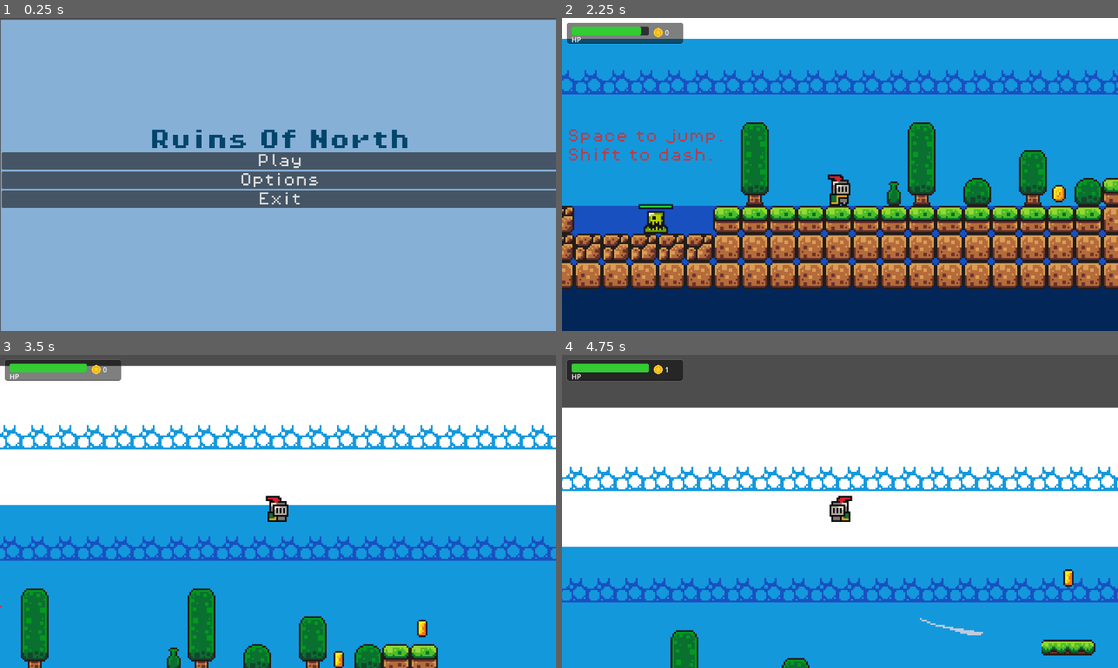
Above: before the commit, frames 1-4 (two rows, left to right).
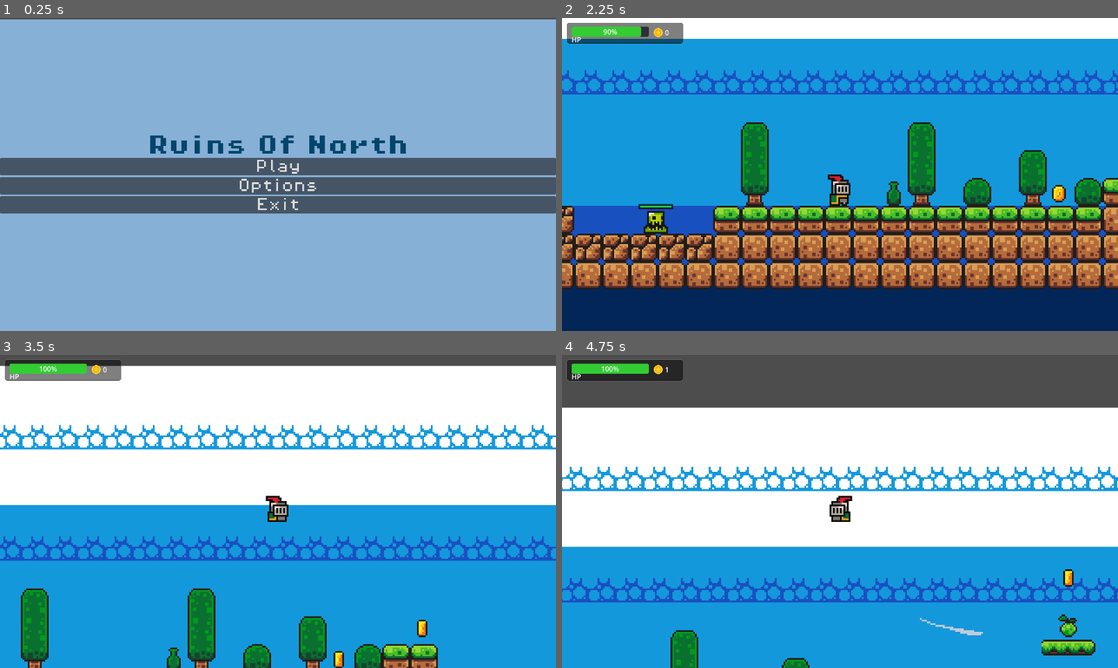
Above: after the commit, the same moments.

Repository: Kacprr/ThesisGameProject
Game: Godot game, scene res://Scenes/main_menu.tscn
The game is run twice, just before and just after one commit, with the same random seed, the same clock (stepped at 60 frames per second) and the same inputs.
Inputs:
- Up to frame 1 (0.25 s): no input
- Up to frame 2 (2.25 s): click "Options" at 0.5 s; click "Back" at 1.25 s; click "Play" at 2 s
- Up to frame 3 (3.5 s): hold Right (move_right) from 2.78 s (still down); hold Z (attack) from 2.78 s (still down); tap Space (jump) at 3.02, 3.32 s; tap Shift (dash) at 3.05 s
- Up to frame 4 (4.75 s): release Z (attack) at 3.53 s; tap Shift (dash) at 3.6 s; tap Space (jump) at 3.77, 3.8, 4.07, 4.35 s; release Right (move_right) at 4.28 s; hold Left (move_left) from 4.28 s (still down); hold Z (attack) from 4.28 s (still down)

The runs differ from the first frame. In frame 1, 8.1% of the frame differs, in the area x 0-100%, y 0-100%; in frame 2, 0.7%; in frame 3, 0.1%; in frame 4, 0.3%.

Commit message:
feat: Add Player Attack Cooldown, Implement Respawning Health Pickups, and Enhance HUD
- **Player:** Implemented a new attack cooldown mechanism for balanced combat.
- **Health Pickup:** Added a dedicated `HealthPickup` item that heals the player and includes a respawn timer for renewable resources.
- **HUD:** Updated the HUD to display the player's current health as a percantage.

Diff:
--- a/ruinsofnorth/Scenes/HUD.tscn
+++ b/ruinsofnorth/Scenes/HUD.tscn
@@ -50,7 +50,6 @@
 max_value = 5.0
 step = 1.0
 value = 5.0
-show_percentage = false
 
 [node name="HpLabel" type="Label" parent="UIFrame"]
 layout_mode = 0
--- a/ruinsofnorth/Scenes/game.tscn
+++ b/ruinsofnorth/Scenes/game.tscn
@@ -8,7 +8,7 @@
 [ext_resource type="PackedScene" uid="uid://ck3pxjp1rj2is" path="res://Scenes/HUD.tscn" id="4_ldgsr"]
 [ext_resource type="PackedScene" uid="uid://bsyig1fuq53cg" path="res://Scenes/killzone.tscn" id="5_wowpa"]
 [ext_resource type="PackedScene" uid="uid://0bhe4t211pey" path="res://Scenes/slime.tscn" id="6_i6g32"]
-[ext_resource type="FontFile" uid="uid://0fn4even71bp" path="res://Assets/fonts/PixelOperator8.ttf" id="7_1l0tm"]
+[ext_resource type="PackedScene" uid="uid://dlo7kaxspecfe" path="res://Scenes/health_pickup.tscn" id="7_h4fw4"]
 
 [sub_resource type="TileSetAtlasSource" id="TileSetAtlasSource_wrm1d"]
 texture = ExtResource("2_qxrlw")
@@ -263,6 +263,14 @@
 [node name="Coin4" parent="Coins" instance=ExtResource("4_3dryh")]
 position = Vector2(-26, 41)
 
+[node name="Health" type="Node" parent="."]
+
+[node name="HealthPickup" parent="Health" instance=ExtResource("7_h4fw4")]
+position = Vector2(116, -3)
+
+[node name="HealthPickup2" parent="Health" instance=ExtResource("7_h4fw4")]
+position = Vector2(304, 41)
+
 [node name="Platforms" type="Node" parent="."]
 
 [node name="Platform" parent="Platforms" instance=ExtResource("2_wrm1d")]
@@ -283,18 +291,5 @@
 [node name="Slime2" parent="." instance=ExtResource("6_i6g32")]
 position = Vector2(-566, 64)
 
-[node name="Labels" type="Node" parent="."]
-
-[node name="Label" type="Label" parent="Labels"]
-offset_left = -309.0
-offset_top = 4.0
-offset_right = -218.0
-offset_bottom = 36.0
-theme_override_colors/font_color = Color(0.73091, 0.234681, 0.287133, 1)
-theme_override_fonts/font = ExtResource("7_1l0tm")
-theme_override_font_sizes/font_size = 8
-text = "Space to jump.
-Shift to dash."
-
 [connection signal="health_changed" from="Player" to="GameManager" method="_on_player_health_changed"]
 [connection signal="health_changed" from="Player" to="HUD" method="_on_player_health_changed"]
--- /dev/null
+++ b/ruinsofnorth/Scenes/health_pickup.tscn
@@ -0,0 +1,27 @@
+[gd_scene load_steps=5 format=3 uid="uid://dlo7kaxspecfe"]
+
+[ext_resource type="Script" uid="uid://iqe6m5oxgnve" path="res://Scripts/health_pickup.gd" id="1_lj2jr"]
+[ext_resource type="Texture2D" uid="uid://b4il86nip7wul" path="res://Assets/sprites/fruit.png" id="2_18ac6"]
+[ext_resource type="AudioStream" uid="uid://dk2dgbm4sstw" path="res://Assets/sounds/power_up.wav" id="3_18ac6"]
+
+[sub_resource type="CircleShape2D" id="CircleShape2D_v1ck8"]
+radius = 8.0
+
+[node name="HealthPickup" type="Area2D"]
+script = ExtResource("1_lj2jr")
+
+[node name="Sprite2D" type="Sprite2D" parent="."]
+texture = ExtResource("2_18ac6")
+region_enabled = true
+region_rect = Rect2(0, 0, 16, 16)
+
+[node name="CollisionShape2D" type="CollisionShape2D" parent="."]
+shape = SubResource("CircleShape2D_v1ck8")
+
+[node name="AudioPlayer" type="AudioStreamPlayer2D" parent="."]
+stream = ExtResource("3_18ac6")
+
+[node name="RespawnTimer" type="Timer" parent="."]
+
+[connection signal="body_entered" from="." to="." method="_on_body_entered"]
+[connection signal="timeout" from="RespawnTimer" to="." method="_on_respawn_timer_timeout"]
--- a/ruinsofnorth/Scenes/main_menu.tscn
+++ b/ruinsofnorth/Scenes/main_menu.tscn
@@ -6,28 +6,27 @@
 
 [node name="MainMenu" type="Control"]
 layout_mode = 3
-anchors_preset = 0
-offset_left = 2.0
-offset_top = 1.0
-offset_right = 1278.0
-offset_bottom = 720.0
+anchors_preset = 15
+anchor_right = 1.0
+anchor_bottom = 1.0
+grow_horizontal = 2
+grow_vertical = 2
 script = ExtResource("1_28flt")
 
-[node name="ColorRect" type="ColorRect" parent="."]
+[node name="Background" type="ColorRect" parent="."]
 layout_mode = 0
 offset_top = 3.0
-offset_right = 1279.0
-offset_bottom = 719.0
+offset_right = 1280.0
+offset_bottom = 723.0
 color = Color(0.531063, 0.689237, 0.841431, 1)
 
-[node name="VBoxContainer" type="VBoxContainer" parent="."]
+[node name="MenuContainer" type="VBoxContainer" parent="."]
 layout_mode = 0
-offset_left = 2.0
-offset_top = 256.0
-offset_right = 1282.0
-offset_bottom = 436.0
+offset_right = 1280.0
+offset_bottom = 720.0
+alignment = 1
 
-[node name="Title" type="Label" parent="VBoxContainer"]
+[node name="Title" type="Label" parent="MenuContainer"]
 layout_mode = 2
 theme_override_colors/font_color = Color(0.00921877, 0.270652, 0.419305, 1)
 theme_override_fonts/font = ExtResource("2_48xlc")
@@ -35,24 +34,24 @@
 text = "Ruins Of North"
 horizontal_alignment = 1
 
-[node name="PlayButton" type="Button" parent="VBoxContainer"]
+[node name="PlayButton" type="Button" parent="MenuContainer"]
 layout_mode = 2
 theme_override_fonts/font = ExtResource("3_1ehe0")
 theme_override_font_sizes/font_size = 32
 text = "Play"
 
-[node name="OptionsButton" type="Button" parent="VBoxContainer"]
+[node name="OptionsButton" type="Button" parent="MenuContainer"]
 layout_mode = 2
 theme_override_fonts/font = ExtResource("3_1ehe0")
 theme_override_font_sizes/font_size = 32
 text = "Options"
 
-[node name="ExitButton" type="Button" parent="VBoxContainer"]
+[node name="ExitButton" type="Button" parent="MenuContainer"]
 layout_mode = 2
 theme_override_fonts/font = ExtResource("3_1ehe0")
 theme_override_font_sizes/font_size = 32
 text = "Exit"
 
-[connection signal="pressed" from="VBoxContainer/PlayButton" to="." method="_on_play_button_pressed"]
-[connection signal="pressed" from="VBoxContainer/OptionsButton" to="." method="_on_options_button_pressed"]
-[connection signal="pressed" from="VBoxContainer/ExitButton" to="." method="_on_exit_button_pressed"]
+[connection signal="pressed" from="MenuContainer/PlayButton" to="." method="_on_play_button_pressed"]
+[connection signal="pressed" from="MenuContainer/OptionsButton" to="." method="_on_options_button_pressed"]
+[connection signal="pressed" from="MenuContainer/ExitButton" to="." method="_on_exit_button_pressed"]
--- a/ruinsofnorth/Scenes/pause_menu.tscn
+++ b/ruinsofnorth/Scenes/pause_menu.tscn
@@ -20,9 +20,6 @@
 anchors_preset = 15
 anchor_right = 1.0
 anchor_bottom = 1.0
-offset_left = 0.5
-offset_top = 0.5
-offset_bottom = 1.0
 alignment = 1
 
 [node name="Title" type="Label" parent="VBoxContainer"]
--- a/ruinsofnorth/Scenes/player.tscn
+++ b/ruinsofnorth/Scenes/player.tscn
@@ -268,6 +268,8 @@
 wait_time = 1.5
 one_shot = true
 
+[node name="AttackCooldownTimer" type="Timer" parent="."]
+
 [node name="JumpSound" type="AudioStreamPlayer2D" parent="."]
 stream = ExtResource("3_vgqql")
 
@@ -279,3 +281,4 @@
 
 [connection signal="timeout" from="DashTimer" to="." method="_on_dash_timer_timeout"]
 [connection signal="timeout" from="InvulnTimer" to="." method="_on_invuln_timer_timeout"]
+[connection signal="timeout" from="AttackCooldownTimer" to="." method="_on_attack_cooldown_timer_timeout"]
--- /dev/null
+++ b/ruinsofnorth/Scripts/health_pickup.gd
@@ -0,0 +1,29 @@
+extends Area2D
+class_name HealthPickup
+
+@export var healing_amount: int = 1
+@export var audio_stream: AudioStream = preload("res://Assets/sounds/power_up.wav")
+
+@onready var audio_player: AudioStreamPlayer2D = $AudioPlayer
+@onready var respawn_timer: Timer = $RespawnTimer
+
+func _ready():
+	add_to_group("pickup")
+	respawn_timer.wait_time = 5.0
+	respawn_timer.one_shot = true
+
+func _on_body_entered(body: Node2D):
+	if body.is_in_group("Player") and body.has_method("heal"):
+		body.heal(healing_amount)
+
+		audio_player.stream = audio_stream
+		audio_player.play()
+
+		$CollisionShape2D.set_deferred("disabled", true)
+		$Sprite2D.visible = false
+
+		respawn_timer.start()
+
+func _on_respawn_timer_timeout():
+	$CollisionShape2D.set_deferred("disabled", false)
+	$Sprite2D.visible = true
--- a/ruinsofnorth/Scripts/player.gd
+++ b/ruinsofnorth/Scripts/player.gd
@@ -5,6 +5,9 @@
 var health = 10
 var is_invulnerable = false
 var jumps_left: int = 1 # Start with 1 extra jump (for a total of 2)
+
+const ATTACK_COOLDOWN = 0.8 # cooldown time in sec
+var can_attack = true
 
 enum PlayerState {
 	IDLE,
@@ -24,10 +27,13 @@
 @onready var jump_sound: AudioStreamPlayer2D = $JumpSound
 @onready var dash_sound: AudioStreamPlayer2D = $DashSound
 @onready var hurt_sound: AudioStreamPlayer2D = $HurtSound
+@onready var attack_cooldown_timer: Timer = $AttackCooldownTimer
 
 
 func _ready():
 	add_to_group("Player")
+	attack_cooldown_timer.wait_time = ATTACK_COOLDOWN
+	attack_cooldown_timer.one_shot = true
 
 
 func _physics_process(_delta: float) -> void:
@@ -101,10 +107,13 @@
 			animated_sprite.play("run")
 
 func _unhandled_input(event):
-	if event.is_action_pressed("attack"):
+	if event.is_action_pressed("attack") and can_attack:
 		spawn_attack()
 
 func spawn_attack():
+	can_attack = false
+	attack_cooldown_timer.start()
+
 	var attack = attack_scene.instantiate()
 	# Flip position based on facing direction
 	var offset = Vector2(15, -5)
@@ -115,6 +124,9 @@
 	attack.global_position = global_position + offset
 	get_tree().current_scene.add_child(attack)
 
+
+func _on_attack_cooldown_timer_timeout():
+	can_attack = true
 
 #After dash is complete reseting speed back to base speed and ending dash
 func _on_dash_timer_timeout() -> void:
@@ -146,6 +158,9 @@
 	if health <= 0:
 		die()
 
+func heal(amount: int):
+	health = min(health + amount, 10)
+	emit_signal("health_changed", health)
 
 func _on_invuln_timer_timeout() -> void:
 	is_invulnerable = false
--- a/ruinsofnorth/project.godot
+++ b/ruinsofnorth/project.godot
@@ -23,6 +23,7 @@
 
 window/size/viewport_width=1280
 window/size/viewport_height=720
+window/size/mode=3
 
 [input]
 
Not shown, added: ruinsofnorth/Scripts/health_pickup.gd.uid
